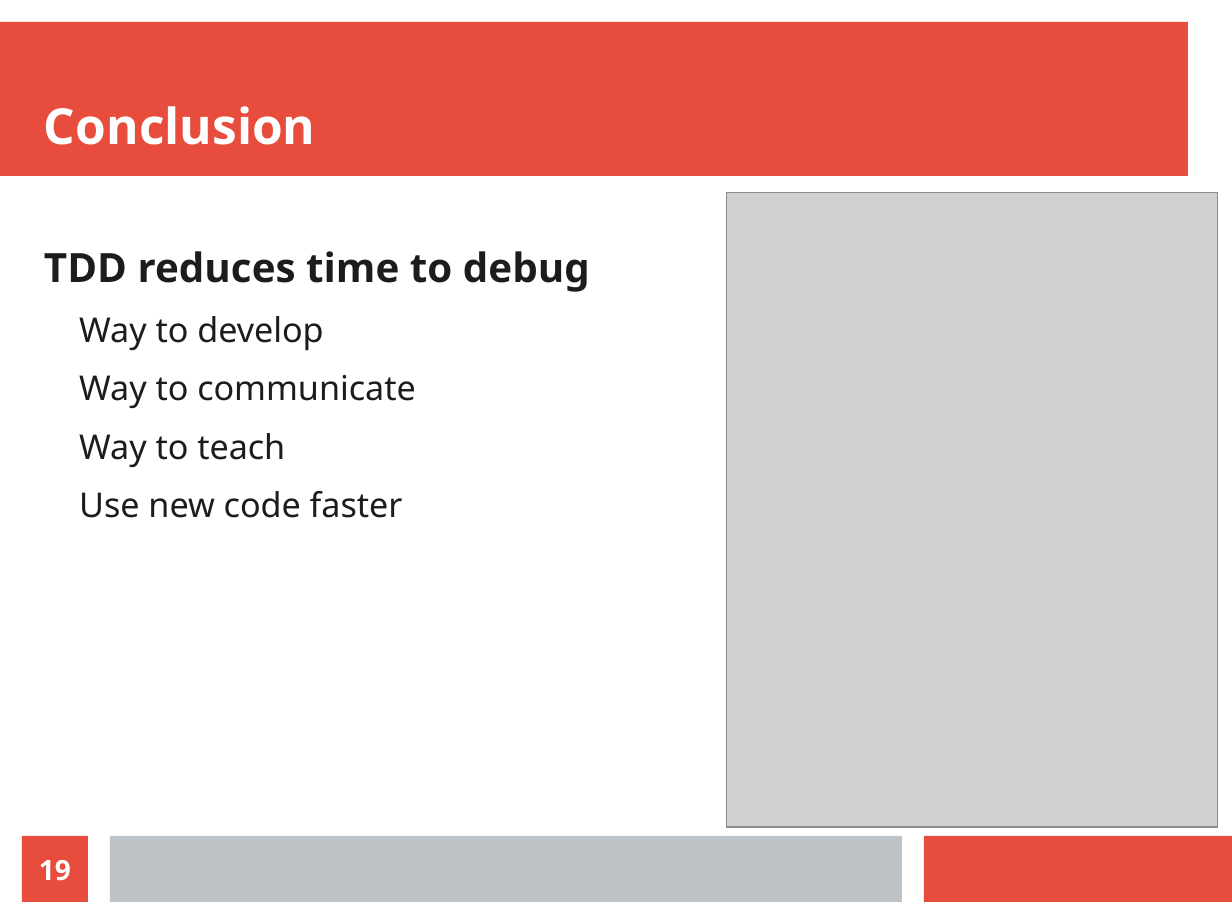
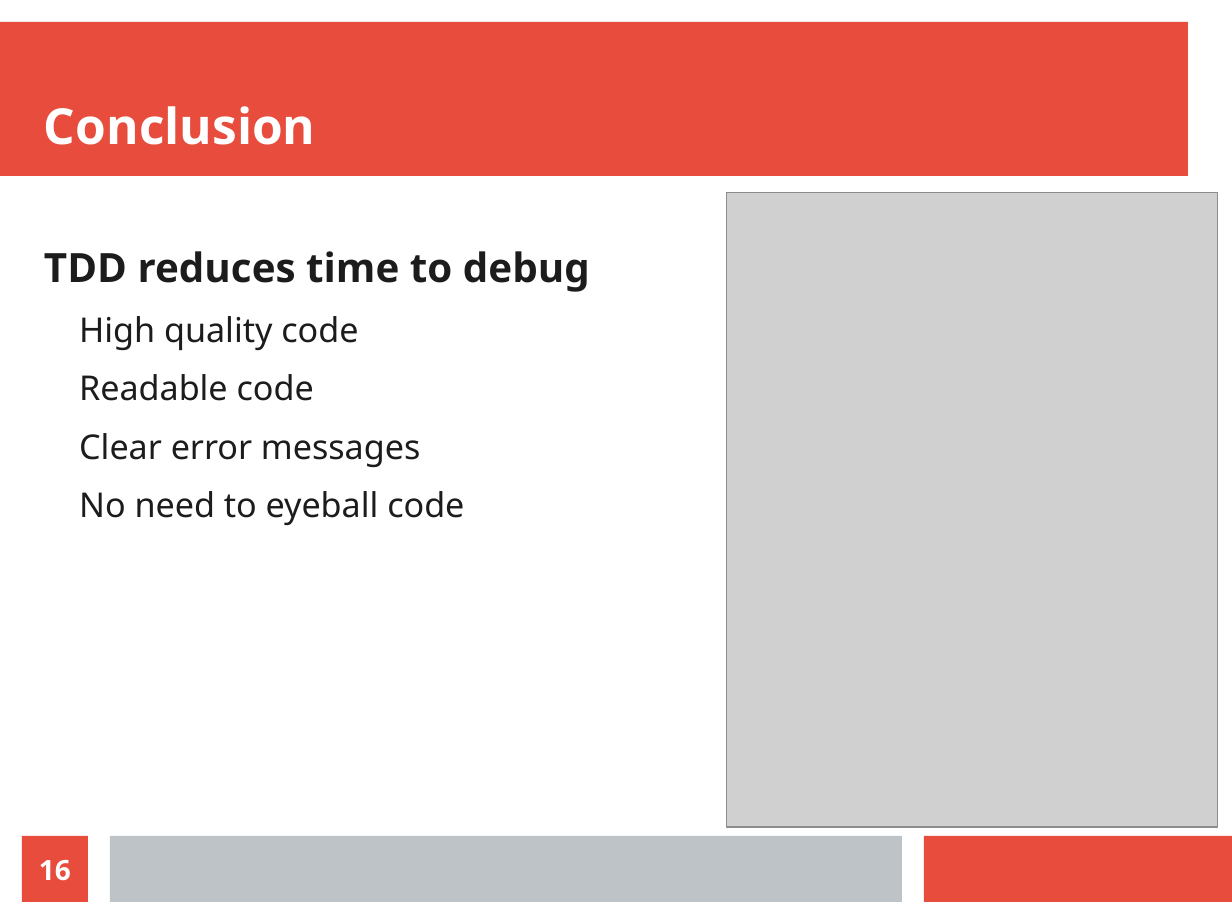
Before and after one commit to richelbilderbeek/nlseb_tdd_20210420, a slide deck: slide 16 of nlseb_tdd_20210420.odp (slide 19 before the commit). Drawn at 1232x924 pixels with LibreOffice and Linux fonts; fonts in the diff are those of the drawing; grey boxes stand for pictures. Boxes give left, top, right and bottom in pixels: in the first picture for what was removed or moved away, otherwise in the second. Text is boxed around its words. In the diff, an @@ line names an element or a change of style, - is before the commit and + after.

```diff
--- a/nlseb_tdd_20210420.odp
+++ b/nlseb_tdd_20210420.odp
@@ text at [79,316,464,525]: text changed @@
-  Way to develop
-  Way to communicate
-  Way to teach
-  Use new code faster
+  High quality code
+  Readable code
+  Clear error messages
+  No need to eyeball code
@@ page number at [39,860,71,881]: text changed @@
-19
+16
```
Also in this commit, not shown: 11 other slides changed, 4 slides added, 4 slides removed, 8 other files.
